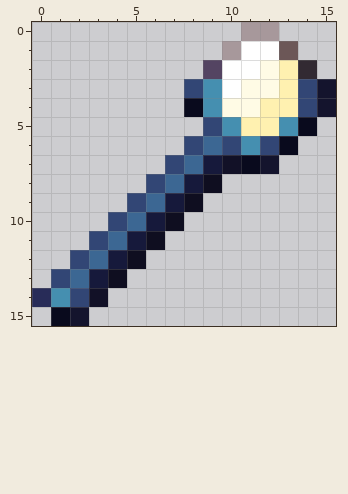
Two versions of one pixel-art file, resources/gfx/ui/icons/items/starforged_staff.aseprite. The first picture shows the starting point.
16x16 pixels, 1 frame.
New version:
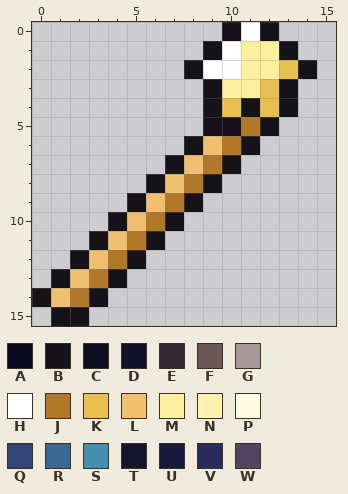
Palette (. is transparent): A #090a1d  B #16121a  C #0f0e20  D #121127  E #322a32  F #6c5757  G #a7989b  H #ffffff  J #b07828  K #e8c050  L #f0c070  M #fff0a0  N #fff1b0  P #fffbe5  Q #324675  R #3c6793  S #458fb0  T #14142d  U #16193b  V #282c58  W #544462
Change:
@@ x 0..15 @@
- 0 ...........GG...
- 1 ..........GHHF..
- 2 .........WHHPNE.
- 3 ........QSHPPNQT
- 4 ........ASPPNNQT
- 5 .........QSNNSA.
- 6 ........QRQSQA..
- 7 .......QRUDAT...
- 8 ......QRUC......
- 9 .....QRUC.......
-10 ....QRUC........
-11 ...QRUC.........
-12 ..QRUC..........
-13 .QRUC...........
-14 VSQD............
-15 .AT.............
+ 0 ..........BHB...
+ 1 .........BHMMB..
+ 2 ........BHHMMKB.
+ 3 .........BMMKB..
+ 4 .........BKBKB..
+ 5 .........BBJB...
+ 6 ........BLJB....
+ 7 .......BLJB.....
+ 8 ......BLJB......
+ 9 .....BLJB.......
+10 ....BLJB........
+11 ...BLJB.........
+12 ..BLJB..........
+13 .BLJB...........
+14 BLJB............
+15 .BB.............
